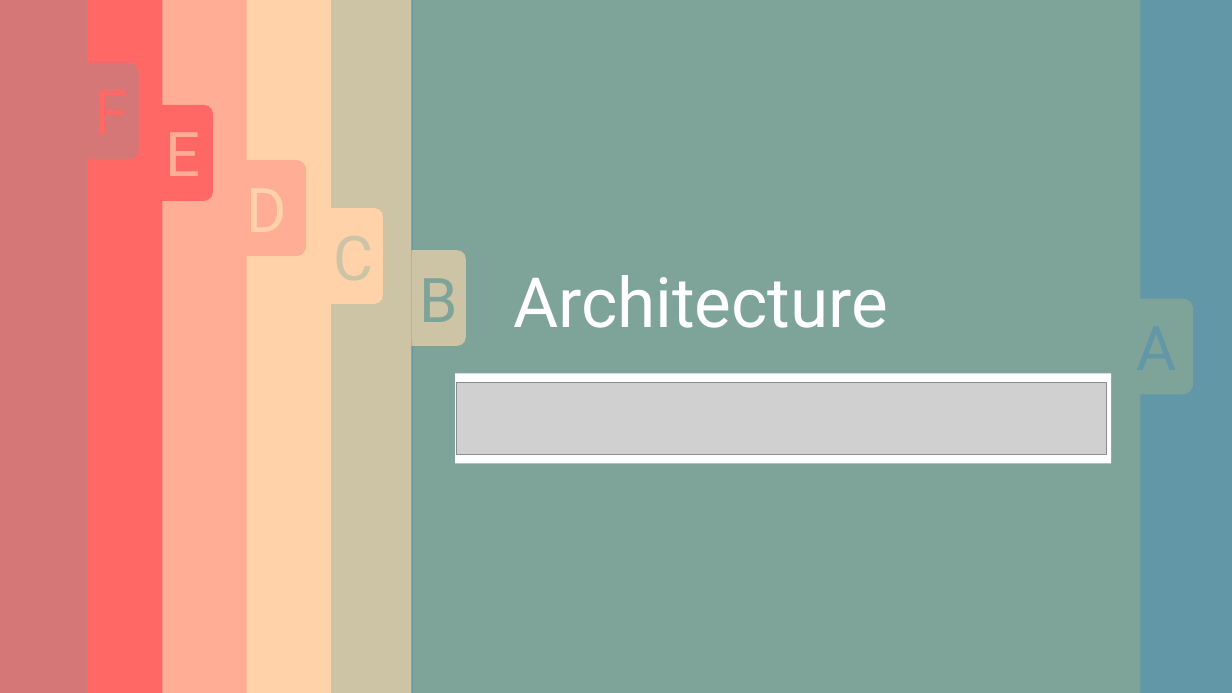
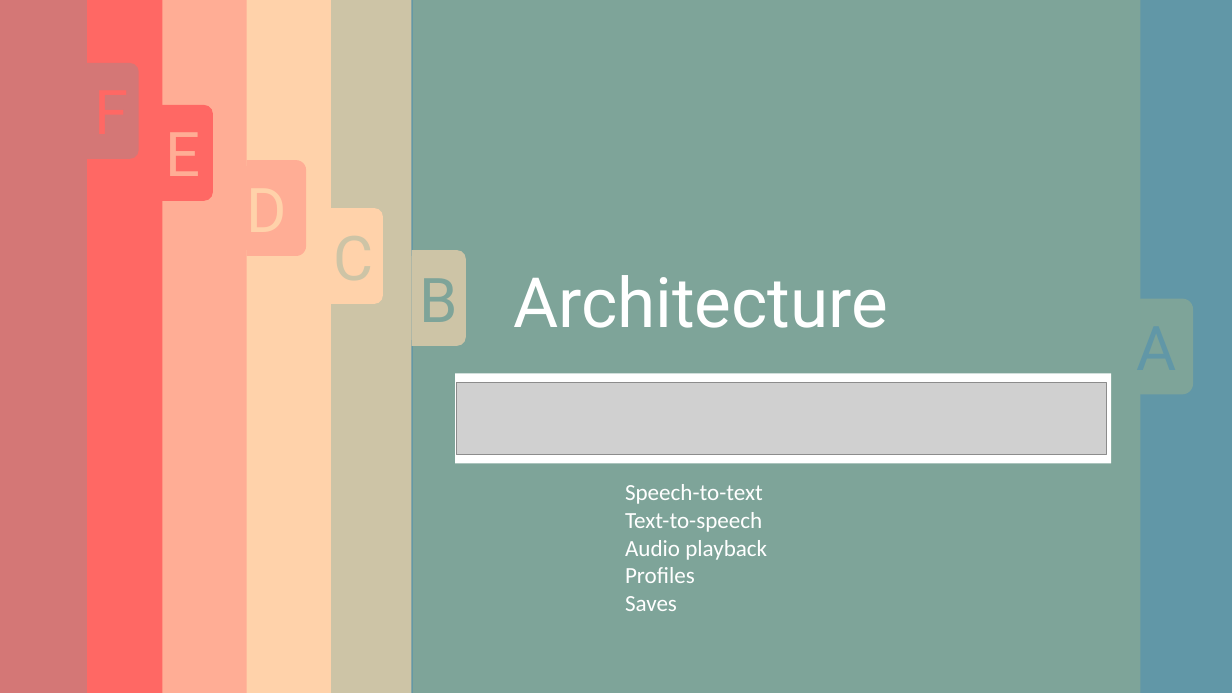
Before and after one commit to deden3791/L4Project, a slide deck: slide 4 of presentation/PresentationSlides.pptx. Drawn at 1232x693 pixels with LibreOffice and Linux fonts; fonts in the diff are those of the drawing; grey boxes stand for pictures. Boxes give left, top, right and bottom in pixels: in the first picture for what was removed or moved away, otherwise in the second. Text is boxed around its words. In the diff, an @@ line names an element or a change of style, - is before the commit and + after.

```diff
--- a/presentation/PresentationSlides.pptx
+++ b/presentation/PresentationSlides.pptx
@@ text added at bbox=[625, 484, 767, 611], 18 pt, text #FFFFFF @@
+Speech-to-text
+Text-to-speech
+Audio playback
+Profiles
+Saves
```
Also in this commit, not shown: 19 other slides changed, 5 slides added, 4 slides removed, 4 other files.
